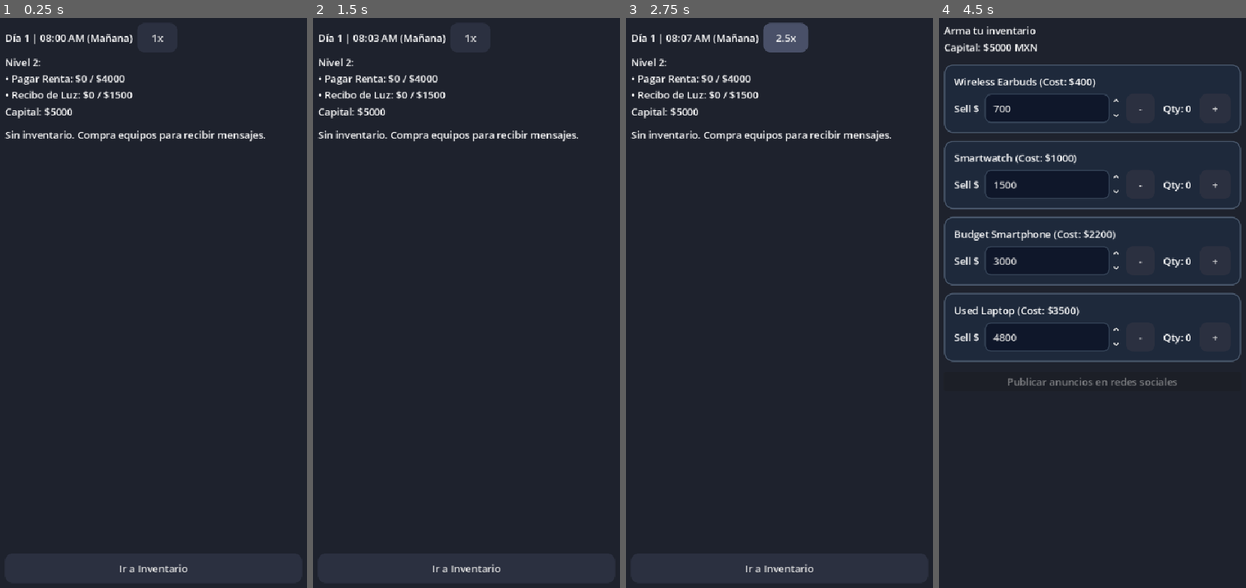
Above: before the commit, frames 1-4 (left to right).
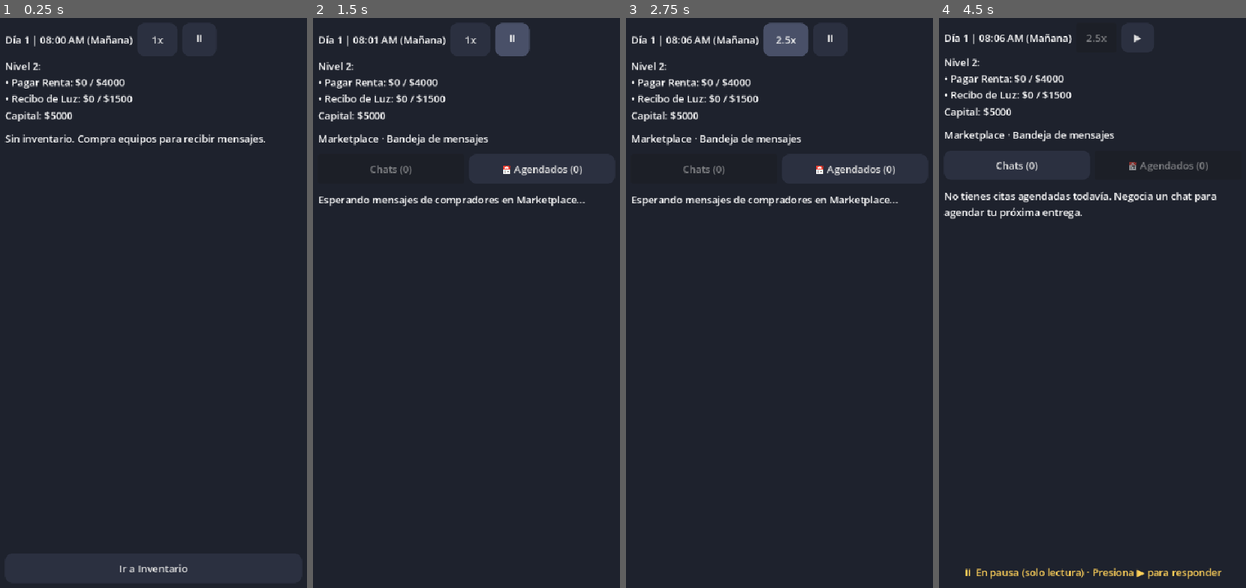
Above: after the commit, the same moments.

Repository: Ricardo-rdz-dz/tres-b
Game: Godot game, scene res://ui/PhoneHub.tscn
Two runs of this game, one before a commit and one after it. Both use one fixed random seed, a clock stepped at 60 frames per second and the inputs below. This scene is started directly instead of the project's main scene.
Inputs (mouse positions are in pixels of both pictures, inside the frame that each line leads up to):
- Up to frame 1 (0.25 s): no input
- Up to frame 2 (1.5 s): click (512, 40) at 0.5 s, where only the run after the commit has a clickable "⏸"; click (512, 35) at 1.25 s, where only the run after the commit has a clickable "▶"
- Up to frame 3 (2.75 s): click "1x" at 2 s
- Up to frame 4 (4.5 s): click (1144, 40) at 2.75 s, where only the run after the commit has a clickable "⏸"; click (1098, 35) at 3.5 s, where only the run before the commit has a clickable "2.5x"; click "Ir a Inventario" (after the commit: "📅 Agendados (0)") at 4.25 s

The runs differ from the first frame. In frame 1, 2.8% of the frame differs, in the area x 1-87%, y 2-23%; in frame 2, 4.5%; in frame 3, 4.0%; in frame 4, 11%, in the area x 1-99%, y 1-99%.

Commit message:
feat(fase-3): boton de pausa tactico en modo solo lectura y planificacion (FEAT-01)

Diff:
--- a/core/GameState.gd
+++ b/core/GameState.gd
@@ -47,12 +47,19 @@
 var is_clock_running: bool = false
 var clock_speed: float = 1.0 # 0.0 = pausa, 1.0 = normal, 2.5 = rápido
 var base_minutes_per_second: float = 2.0 # A velocidad 1x: 1 seg real = 2 min en juego
+var is_time_paused: bool = false
 
 var _last_emitted_minute: int = -1
 var _current_phase: DayPhase = DayPhase.MORNING
 
+func toggle_time_pause() -> bool:
+	is_time_paused = not is_time_paused
+	return is_time_paused
+
 func _process(delta: float) -> void:
 	if not is_clock_running or clock_speed <= 0.0:
+		return
+	if is_time_paused:
 		return
 	advance_time(delta * base_minutes_per_second * clock_speed)
 
--- a/ui/PhoneHub.gd
+++ b/ui/PhoneHub.gd
@@ -14,11 +14,23 @@
 var _incoming_timer: Timer
 var selected_route_ids: Array[int] = []
 var show_route_planner: bool = false
+var pause_btn: Button = null
 
 func _ready() -> void:
 	GameState.start_clock()
 	GameState.time_updated.connect(_on_time_updated)
 	speed_button.pressed.connect(_on_speed_button_pressed)
+
+	# Crear botón de Pausa (⏸) justo al lado de speed_button
+	if speed_button and speed_button.get_parent():
+		pause_btn = Button.new()
+		pause_btn.text = "▶" if GameState.is_time_paused else "⏸"
+		pause_btn.pressed.connect(_on_pause_pressed)
+		var parent_bar: Node = speed_button.get_parent()
+		parent_bar.add_child(pause_btn)
+		parent_bar.move_child(pause_btn, speed_button.get_index() + 1)
+		speed_button.disabled = GameState.is_time_paused
+
 	GameState.goals_updated.connect(func(_lvl, _goals): _update_header())
 	GameState.chats_updated.connect(_refresh_ui)
 
@@ -48,7 +60,18 @@
 
 	_refresh_ui()
 
+
+func _on_pause_pressed() -> void:
+	var paused: bool = GameState.toggle_time_pause()
+	if pause_btn:
+		pause_btn.text = "▶" if paused else "⏸"
+	if speed_button:
+		speed_button.disabled = paused
+	_refresh_ui()
+
 func _on_incoming_timer_timeout() -> void:
+	if GameState.is_time_paused:
+		return
 	if not GameState.inventory.is_empty() and GameState.get_open_chats_count() < 8:
 		GameState.generate_incoming_chat()
 
@@ -74,6 +97,19 @@
 		_render_inbox()
 	else:
 		_render_chat_view(selected_chat_id)
+	# Regla de pausa táctica: solo lectura dentro del chat
+	if GameState.is_time_paused:
+		var pause_hint := Label.new()
+		pause_hint.text = "⏸ En pausa (solo lectura) · Presiona ▶ para responder"
+		pause_hint.horizontal_alignment = HORIZONTAL_ALIGNMENT_CENTER
+		pause_hint.autowrap_mode = TextServer.AUTOWRAP_WORD_SMART
+		pause_hint.add_theme_color_override("font_color", Color(1.0, 0.82, 0.35, 1.0))
+		reply_buttons.add_child(pause_hint)
+		reply_buttons.move_child(pause_hint, 0)
+
+		for child in reply_buttons.get_children():
+			if child is Button and child.text != "Volver a la bandeja":
+				child.disabled = true
 
 # ==============================================================================
 # VISTA 1: BANDEJA DE CHATS (ESTILO MESSENGER / WHATSAPP)
@@ -556,6 +592,7 @@
 	return row
 
 func _start_delivery_from_chat(chat: Dictionary) -> void:
+	GameState.is_time_paused = false
 	if GameState.start_delivery_route([int(chat["id"])]):
 		get_tree().change_scene_to_file("res://ui/Checklist.tscn")
 
@@ -673,6 +710,7 @@
 		list_vbox.add_child(ret_lbl)
 
 	_add_reply_button("Salir a entregar (%d paradas) ->" % selected_route_ids.size(), func():
+		GameState.is_time_paused = false
 		if GameState.start_delivery_route(selected_route_ids):
 			selected_route_ids.clear()
 			show_route_planner = false
